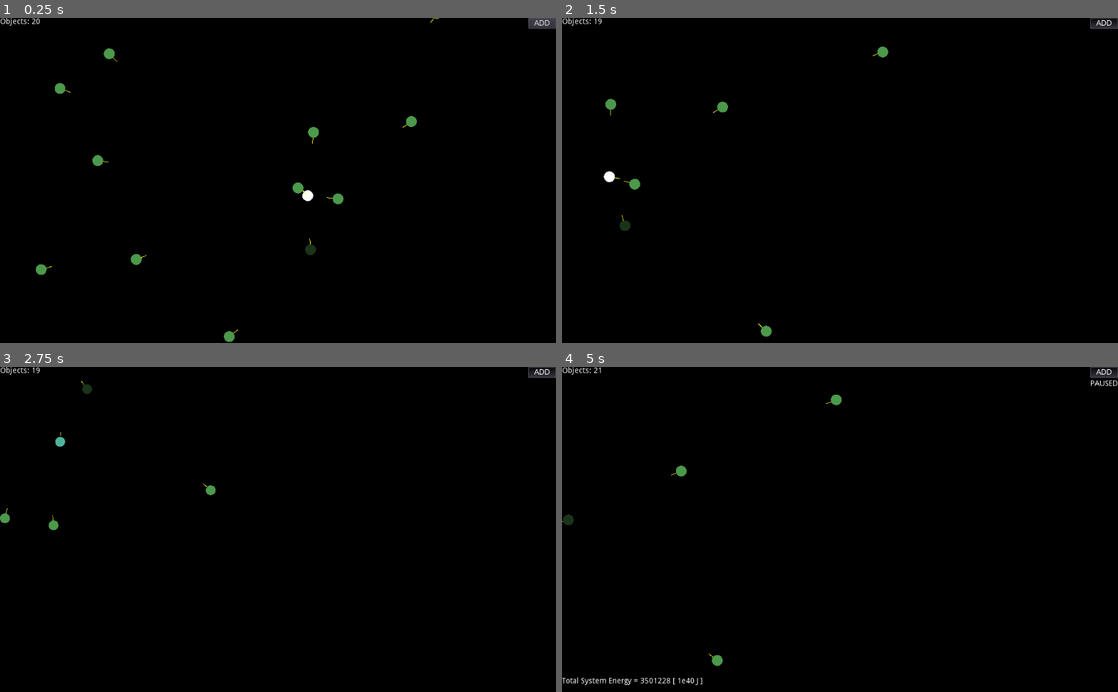
Above: before the commit, frames 1-4 (two rows, left to right).
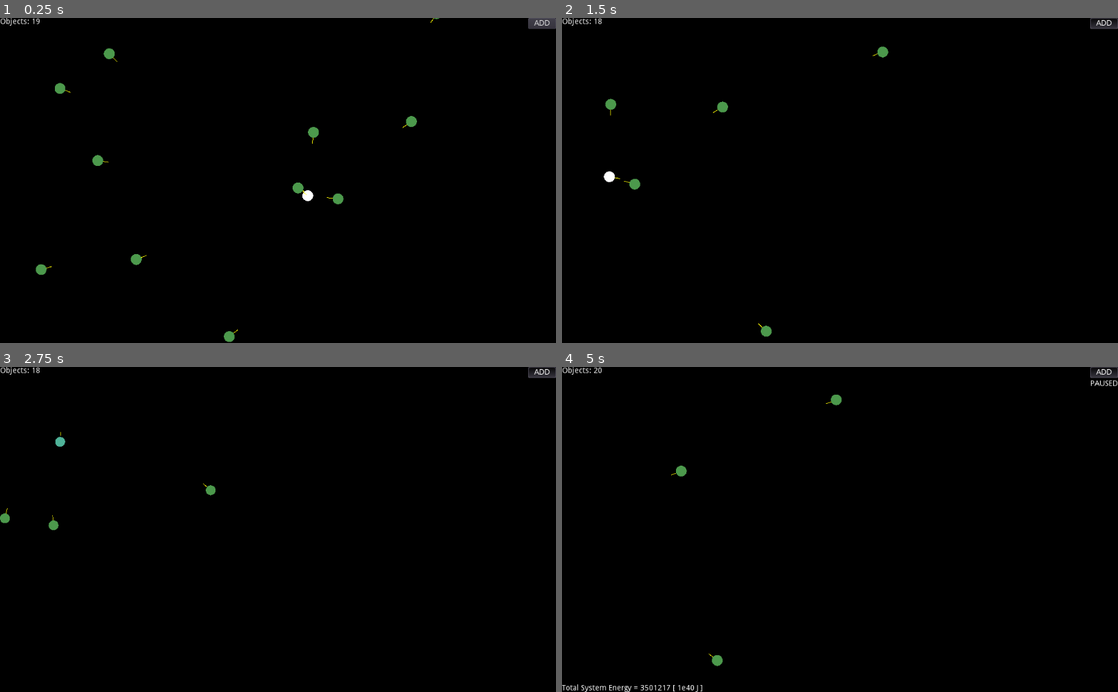
Above: after the commit, the same moments.

Repository: NuclearPhoenixx/n-body-problem
Game: Godot game, scene res://scenes/main.tscn
Same seed, same stepped clock (60 frames per second), same inputs: the game is played once before the commit and once after it.
Inputs (mouse positions are in pixels of both pictures, inside the frame that each line leads up to):
- Up to frame 1 (0.25 s): no input
- Up to frame 2 (1.5 s): move the mouse to (840, 180) at 0.52 s; hold Right (ui_right) 0.53-1.25 s; hold Mouse wheel up (camera_zin) 0.53-1.25 s; click (840, 180) at 0.77 s; click "ADD" at 1.25 s
- Up to frame 3 (2.75 s): move the mouse to (61, 571) at 2.02 s; hold Down (ui_down) from 2.03 s (still down); tap Mouse wheel down (camera_zout) at 2.1 s; click (61, 571) at 2.27 s
- Up to frame 4 (5 s): move the mouse to (773, 490) at 2.77 s; release Down (ui_down) at 2.78 s; hold Right (ui_right) 2.78-3.53 s; hold Mouse wheel up (camera_zin) 2.78-3.53 s; move the mouse to (812, 594) at 3.52 s; hold Up (ui_up) 3.53-4.28 s; tap Mouse wheel down (camera_zout) at 3.6 s; click (812, 594) at 3.77 s; tap Enter at 4.25 s; move the mouse to (1006, 578) at 4.27 s; hold Left (ui_left) from 4.28 s (still down); hold Mouse wheel up (camera_zin) from 4.28 s (still down); click (1006, 578) at 4.52 s; tap P (pause) at 4.9 s

The runs differ from the first frame. In frame 1, less than 0.1% of the frame differs, in the area x 5-57%, y 0-74%; in frame 2, less than 0.1%; in frame 3, less than 0.1%; in frame 4, 0.5%, in the area x 0-26%, y 0-100%.

Commit message:
cleanup and GUI work

Diff:
--- a/scenes/main.tscn
+++ b/scenes/main.tscn
@@ -17,7 +17,7 @@
 [sub_resource type="ShortCut" id=2]
 shortcut = SubResource( 1 )
 
-[node name="Control" type="Control"]
+[node name="Main" type="Control"]
 anchor_right = 1.0
 anchor_bottom = 1.0
 mouse_filter = 2
@@ -36,7 +36,7 @@
 
 [node name="Sun" parent="Spacetime" instance=ExtResource( 2 )]
 
-[node name="Camera2D" type="Camera2D" parent="Spacetime"]
+[node name="Camera" type="Camera2D" parent="Spacetime"]
 position = Vector2( 5, 7 )
 current = true
 drag_margin_h_enabled = false
@@ -48,41 +48,37 @@
 [node name="Interface" type="CanvasLayer" parent="."]
 pause_mode = 2
 
-[node name="Stats" type="MarginContainer" parent="Interface"]
+[node name="Stats" type="VBoxContainer" parent="Interface"]
 editor/display_folded = true
-margin_right = 86.0
-margin_bottom = 40.0
+margin_right = 99.0
+margin_bottom = 78.0
 
-[node name="VBoxContainer" type="VBoxContainer" parent="Interface/Stats"]
-margin_right = 99.0
-margin_bottom = 74.0
-
-[node name="ObjectCounter" type="Label" parent="Interface/Stats/VBoxContainer"]
+[node name="ObjectCounter" type="Label" parent="Interface/Stats"]
 margin_right = 99.0
 margin_bottom = 14.0
 text = "Object Number"
 script = ExtResource( 4 )
 
-[node name="Velocity" type="Label" parent="Interface/Stats/VBoxContainer"]
+[node name="Velocity" type="Label" parent="Interface/Stats"]
 margin_top = 18.0
 margin_right = 99.0
 margin_bottom = 32.0
 text = "Object Speed"
 script = ExtResource( 5 )
 
-[node name="Mass" type="Label" parent="Interface/Stats/VBoxContainer"]
+[node name="Mass" type="Label" parent="Interface/Stats"]
 margin_top = 36.0
 margin_right = 99.0
 margin_bottom = 50.0
 text = "Object Mass"
 script = ExtResource( 6 )
 
-[node name="HBoxContainer" type="HBoxContainer" parent="Interface/Stats/VBoxContainer"]
+[node name="HBoxContainer" type="HBoxContainer" parent="Interface/Stats"]
 margin_top = 54.0
 margin_right = 99.0
 margin_bottom = 74.0
 
-[node name="Button" type="Button" parent="Interface/Stats/VBoxContainer/HBoxContainer"]
+[node name="DeleteButton" type="Button" parent="Interface/Stats/HBoxContainer"]
 margin_right = 57.0
 margin_bottom = 20.0
 hint_tooltip = "Press the button to delete this object."
@@ -91,6 +87,7 @@
 script = ExtResource( 7 )
 
 [node name="Control" type="VBoxContainer" parent="Interface"]
+editor/display_folded = true
 anchor_left = 1.0
 anchor_right = 1.0
 margin_left = -51.0
@@ -106,29 +103,16 @@
 text = "ADD"
 script = ExtResource( 8 )
 
-[node name="Pause" type="MarginContainer" parent="Interface/Control"]
-editor/display_folded = true
+[node name="Label" type="Label" parent="Interface/Control"]
 margin_top = 24.0
 margin_right = 51.0
 margin_bottom = 38.0
+text = "PAUSED"
 script = ExtResource( 9 )
 
-[node name="Label" type="Label" parent="Interface/Control/Pause"]
-margin_right = 51.0
-margin_bottom = 14.0
-text = "PAUSED"
-
-[node name="CenterContainer" type="CenterContainer" parent="Interface"]
+[node name="SystemEnergy" type="Label" parent="Interface"]
 anchor_top = 1.0
 anchor_bottom = 1.0
-margin_top = -40.0
-margin_right = 40.0
-
-[node name="SystemEnergy" type="Label" parent="Interface/CenterContainer"]
-margin_left = 20.0
-margin_top = 13.0
-margin_right = 20.0
-margin_bottom = 27.0
+margin_top = -14.0
 script = ExtResource( 10 )
-[connection signal="gui_input" from="Interface/Stats/VBoxContainer/HBoxContainer/Button" to="Interface/Stats/VBoxContainer/HBoxContainer/Button" method="_on_Button_gui_input"]
-[connection signal="pressed" from="Interface/Stats/VBoxContainer/HBoxContainer/Button" to="Interface/Stats/VBoxContainer/HBoxContainer/Button" method="_on_Button_pressed"]
+[connection signal="pressed" from="Interface/Stats/HBoxContainer/DeleteButton" to="Interface/Stats/HBoxContainer/DeleteButton" method="_on_DeleteButton_pressed"]
--- a/src/camera.gd
+++ b/src/camera.gd
@@ -5,27 +5,25 @@
 var max_zin = Vector2(0.1, 0.1) # max zoom in
 var max_zout = Vector2(5, 5) # max zoom out
 
-func check_camera(): # camera movement, wasd or arrow keys
-	if Input.is_action_pressed("ui_down"):
-		position += Vector2(0,1) * frame_speed
-		get_tree().set_input_as_handled()
-
-	if Input.is_action_pressed("ui_up"):
-		position += Vector2(0,-1) * frame_speed
-		get_tree().set_input_as_handled()
-
-	if Input.is_action_pressed("ui_right"):
-		position += Vector2(1,0) * frame_speed
-		get_tree().set_input_as_handled()
-
-	if Input.is_action_pressed("ui_left"):
-		position += Vector2(-1,0) * frame_speed
-		get_tree().set_input_as_handled()
-
 var follow_node = null
 
+func check_camera(): # camera movement, wasd or arrow keys
+	var goto = Vector2(0,0)
+
+	if Input.is_action_pressed("ui_down"):
+		goto += Vector2(0,1)
+	if Input.is_action_pressed("ui_up"):
+		goto += Vector2(0,-1)
+	if Input.is_action_pressed("ui_right"):
+		goto += Vector2(1,0)
+	if Input.is_action_pressed("ui_left"):
+		goto += Vector2(-1,0)
+
+	if goto.length() != 0:
+		position += goto * frame_speed
+
 func _process(delta):
-	if typeof(follow_node) != 0:
+	if follow_node != null:
 		set_position(follow_node.get_position())
 	else:
 		check_camera()
@@ -46,8 +44,6 @@
 		follow_node = null
 
 	if event.is_action_pressed("pause"): # pause simulation
-		get_tree().set_input_as_handled()
-		if get_tree().paused:
-			get_tree().paused = false
-		else:
-			get_tree().paused = true
+		var tree = get_tree()
+		tree.set_input_as_handled()
+		tree.paused = !tree.paused
--- a/src/gui/add_object.gd
+++ b/src/gui/add_object.gd
@@ -1,6 +1,6 @@
 extends Button
 
-onready var main = get_tree().get_root().get_node("Control/Spacetime")
+onready var main = get_tree().get_root().get_node("Main/Spacetime")
 
 func _unhandled_input(event):
 	if pressed && event.is_action_pressed("ui_select"): #if button is toggled and user clicks on the screen, spawn object
@@ -17,8 +17,8 @@
 		#spawn an object at the event location
 		main.spawn(position, velocity, mass, Color(r,g,b,1), 10)
 
-func _process(delta):
-	if pressed:
+func _toggled(button_pressed):
+	if button_pressed:
 		Input.set_default_cursor_shape(Input.CURSOR_CROSS)
 	else:
 		Input.set_default_cursor_shape(0)
--- a/src/gui/delete.gd
+++ b/src/gui/delete.gd
@@ -1,13 +1,13 @@
 extends Button
 
-onready var camera = get_tree().get_root().get_node("Control/Spacetime/Camera2D")
+onready var camera = get_tree().get_root().get_node("Main/Spacetime/Camera")
 
 func _process(delta):
-	if typeof(camera.follow_node) == 0: # if camera is fixed then show delete button
-		self.hide()
+	if camera.follow_node == null: #if camera is fixed then show delete button
+		hide()
 	else:
-		self.show()
+		show()
 
-func _on_Button_pressed(): # delete the selected node and stop camera follow
+func _on_DeleteButton_pressed(): # delete the selected node and stop camera follow
 	camera.follow_node.queue_free()
 	camera.follow_node = null
--- a/src/gui/mass.gd
+++ b/src/gui/mass.gd
@@ -1,16 +1,16 @@
 extends Label
 
-onready var camera = get_tree().get_root().get_node("Control/Spacetime/Camera2D")
+onready var camera = get_tree().get_root().get_node("Main/Spacetime/Camera")
 
 var mass_prec = 0.001 # mass precision in places
 
 func _process(delta):
 	var obj = camera.follow_node
 
-	if typeof(obj) == 0: # if camera is fixed then show stats of that object
-		self.hide()
+	if obj == null: # if camera is fixed then show stats of that object
+		hide()
 	else:
-		self.show()
+		show()
 		var mass = obj.mass # get the mass in powers of ten
 		var i = String(mass).length() - 1
-		self.set_text("Mass: " + String(stepify(mass / pow(10, i), mass_prec)) + "e" + String(i) + " [kg]")
+		set_text("Mass: " + String(stepify(mass / pow(10, i), mass_prec)) + "e" + String(i) + " [kg]")
--- a/src/gui/pause_indicator.gd
+++ b/src/gui/pause_indicator.gd
@@ -1,7 +1,4 @@
-extends MarginContainer
+extends Label
 
 func _process(delta): # show pause text if the simulation has been paused
-	if get_tree().paused:
-		show()
-	else:
-		hide()
+	visible = get_tree().paused
--- a/src/gui/speed.gd
+++ b/src/gui/speed.gd
@@ -1,13 +1,13 @@
 extends Label
 
-onready var camera = get_tree().get_root().get_node("Control/Spacetime/Camera2D")
+onready var camera = get_tree().get_root().get_node("Main/Spacetime/Camera")
 
 func _process(delta):
 	var obj = camera.follow_node
 
-	if typeof(obj) == 0: # if camera is fixed then show stats of that object
-		self.hide()
+	if obj == null: # if camera is fixed then show stats of that object
+		hide()
 	else:
-		self.show()
-		self.set_text("Velocity: (" + String(stepify(obj.v.x, 1)) + ", " + String(stepify(obj.v.y, 1)) + ") [m/s]")
+		show()
+		set_text("Velocity: (" + String(stepify(obj.v.x, 1)) + ", " + String(stepify(obj.v.y, 1)) + ") [m/s]")
 		# get mass rounded to single digit precision, have to do this step by step, vector doesn't want to :c
--- a/src/object.gd
+++ b/src/object.gd
@@ -1,7 +1,7 @@
 extends Area2D
 
 onready var force_vector = get_node("ForceVector")
-onready var camera = get_tree().get_root().get_node("Control/Spacetime/Camera2D")
+onready var camera = get_tree().get_root().get_node("Main/Spacetime/Camera")
 
 # CONSTANTS AND INITIAL VALUES
 var G = 6.67408e-11 # gravitational constant
--- a/src/spawn.gd
+++ b/src/spawn.gd
@@ -17,8 +17,6 @@
 	return inst # return node
 
 func _ready():
-	spawn(Vector2(0,100), Vector2(400000,0), 3.3e20, Color(0.1,0.2,0.1,1), 10)
-
 	# SPAWN CHAOS!
 	var i = 0
 	var max_p = 500
